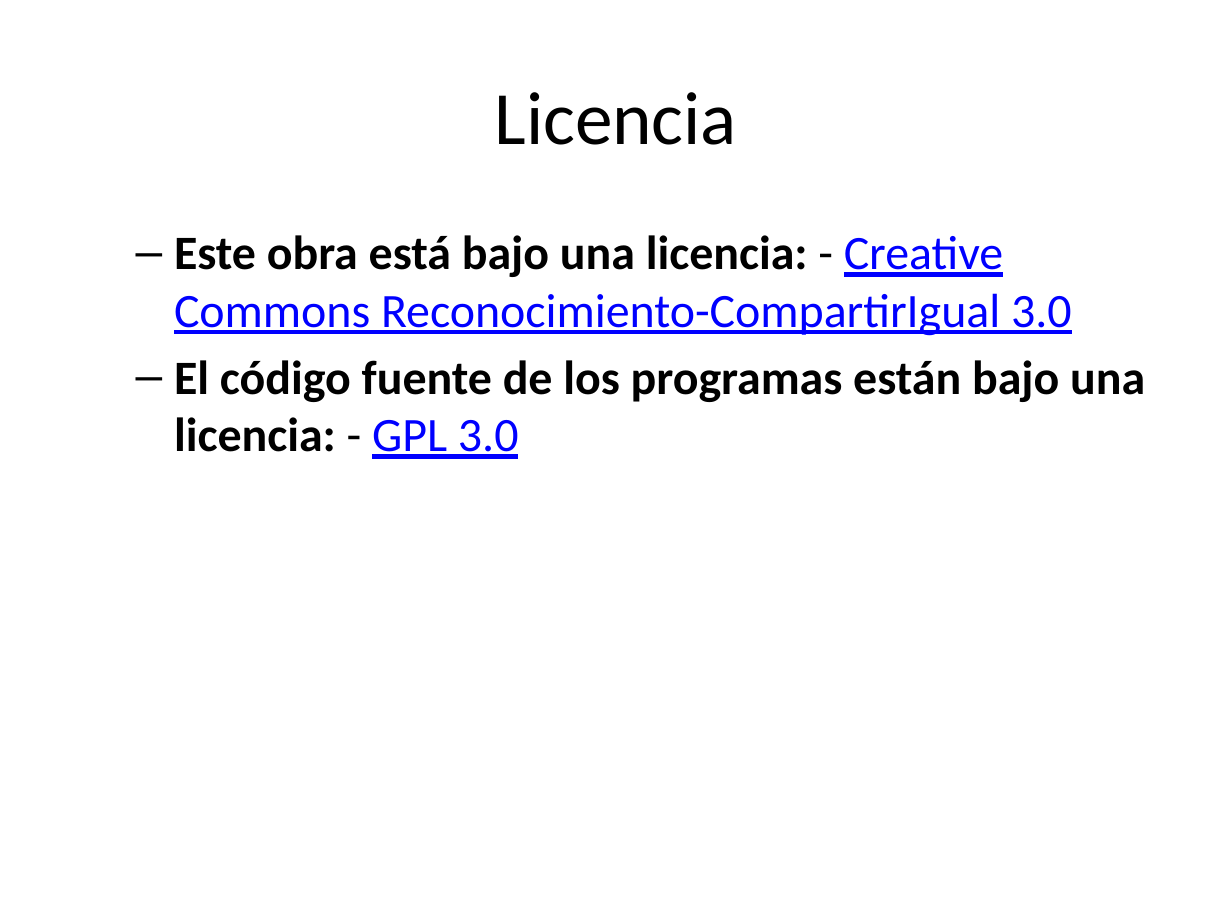
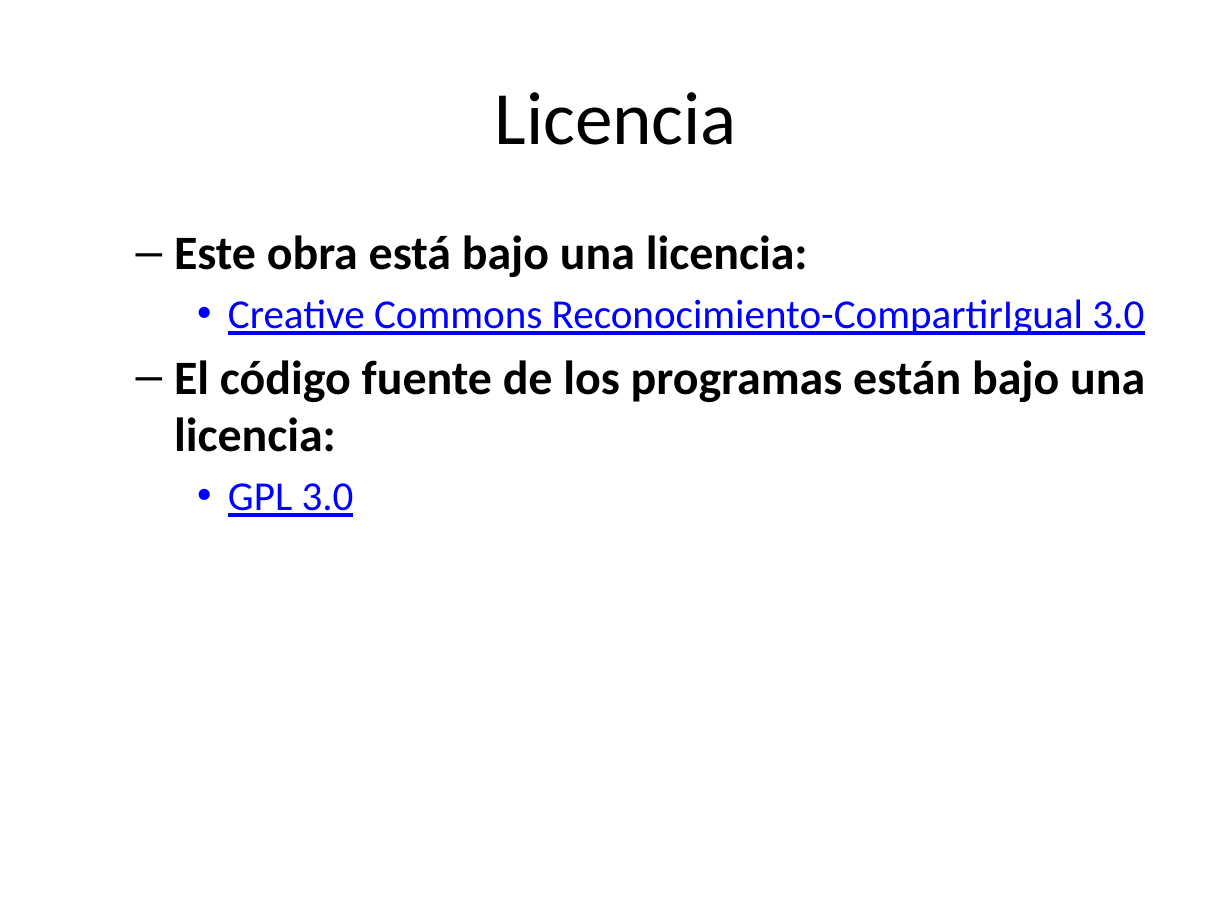
Before and after one commit to asanzdiego/markdownslides, a slide deck: slide 8 of doc/export/leeme-slides-plus.pptx. Drawn at 1232x924 pixels with LibreOffice and Linux fonts; fonts in the diff are those of the drawing. Boxes give left, top, right and bottom in pixels: in the first picture for what was removed or moved away, otherwise in the second. Text is boxed around its words. In the diff, an @@ line names an element or a change of style, - is before the commit and + after.

```diff
--- a/doc/export/leeme-slides-plus.pptx
+++ b/doc/export/leeme-slides-plus.pptx
@@ text at [174,235,1145,517]: text changed @@
-  – Este obra está bajo una licencia: - Creative Commons Reconocimiento-CompartirIgual 3.0
-  – El código fuente de los programas están bajo una licencia: - GPL 3.0
+  – Este obra está bajo una licencia:
+    • Creative Commons Reconocimiento-CompartirIgual 3.0
+  – El código fuente de los programas están bajo una licencia:
+    • GPL 3.0
```
Also in this commit, not shown: 2 other slides changed, 1 slide added, 51 other files.
